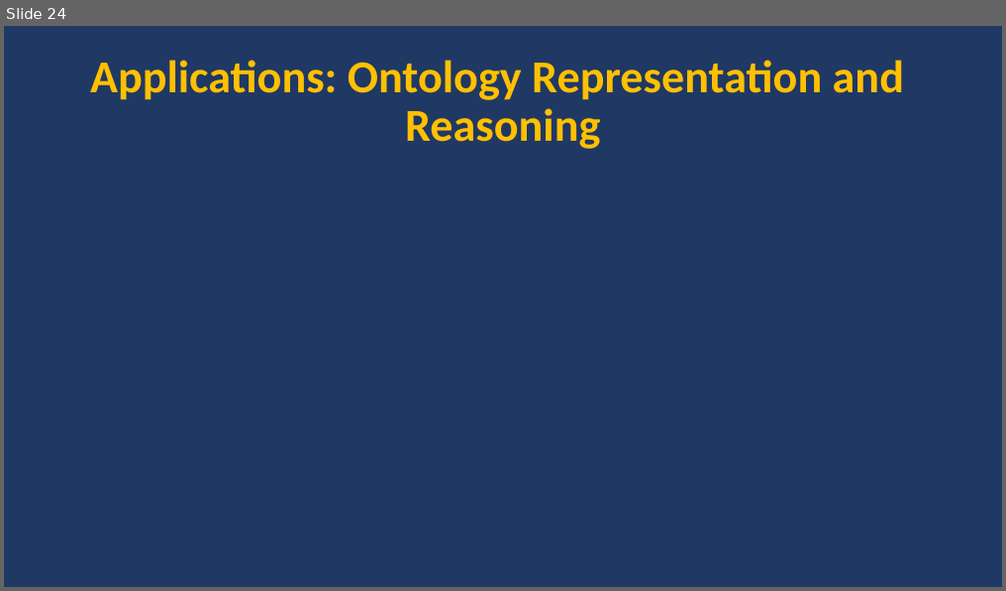
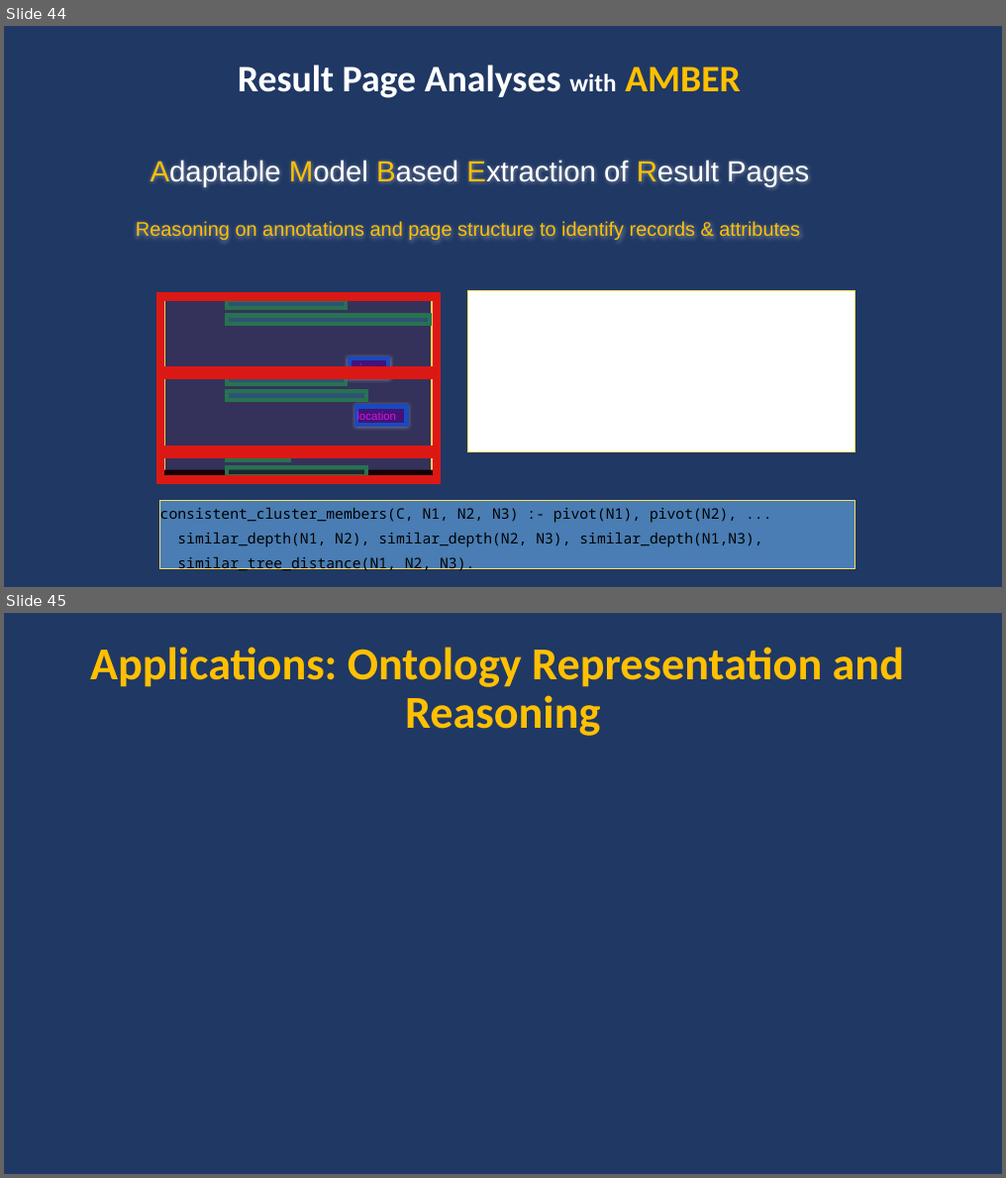
Before and after one commit to DeMaCS-UNICAL/functions_presentation_2018, a slide deck: presentation.pptx. Shown one above the other, each under a label of ours: slide 24 before the commit, slides 44 and 45 after it. The pictures are 1006x591 and 1006x1178 pixels, drawn with LibreOffice and Linux fonts; fonts in the diff are those of the drawing; grey boxes stand for pictures. Boxes give left, top, right and bottom in pixels: in the first picture for what was removed or moved away, otherwise in the second. Text is boxed around its words. In the diff, an @@ line names an element or a change of style, - is before the commit and + after.

```diff
--- a/presentation.pptx
+++ b/presentation.pptx
@@ slide 44 added at [4, 26, 1002, 587], background #203864 @@
@@ title added at [238, 65, 741, 98], 36 pt, text #FFFFFF, bold @@
+Result Page Analyses with AMBER
@@ text added at [151, 160, 809, 187], 28 pt, text #FFFFFF @@
+Adaptable Model Based Extraction of Result Pages
@@ text added at [136, 221, 800, 240], 19 pt, text #FFC000 @@
+  Reasoning on annotations and page structure to identify records & attributes
@@ rectangle added at [467, 291, 855, 452], fill #FFFFFF, outline #FCDD5E 1 pt @@
@@ rectangle added at [160, 297, 437, 372], fill #FF0000 at 9% opacity, outline #DC1815 8 pt @@
@@ rectangle added at [162, 296, 436, 475], outline #FCDD5E 8 pt @@
@@ rectangle added at [160, 375, 437, 450], fill #FF0000 at 9% opacity, outline #DC1815 8 pt @@
@@ rectangle added at [350, 360, 388, 377], fill #321581, outline #0252D4 4 pt, 11 pt, text #CD19F8 @@
+price
@@ group added at [227, 300, 430, 476]: 6 rectangles @@
@@ rectangle added at [356, 407, 406, 425], fill #321581, outline #0252D4 4 pt, 11 pt, text #CD19F8 @@
+location
@@ rectangle added at [160, 455, 437, 480], fill #FF0000 at 9% opacity, outline #DC1815 8 pt @@
@@ rectangle added at [160, 500, 855, 570], fill #5B9BD5 at 70% opacity, outline #FCDD5E 1 pt, 14 pt, text #000000 @@
+consistent_cluster_members(C, N1, N2, N3) :- pivot(N1), pivot(N2), ...
+similar_depth(N1, N2), similar_depth(N2, N3), similar_depth(N1,N3),
+similar_tree_distance(N1, N2, N3).
@@ line added from (162, 475) to (435, 475), #000000 11 pt @@
@@ what was slide 24 is now slide 45 @@
```
Also in this commit, not shown: 20 other slides added.
